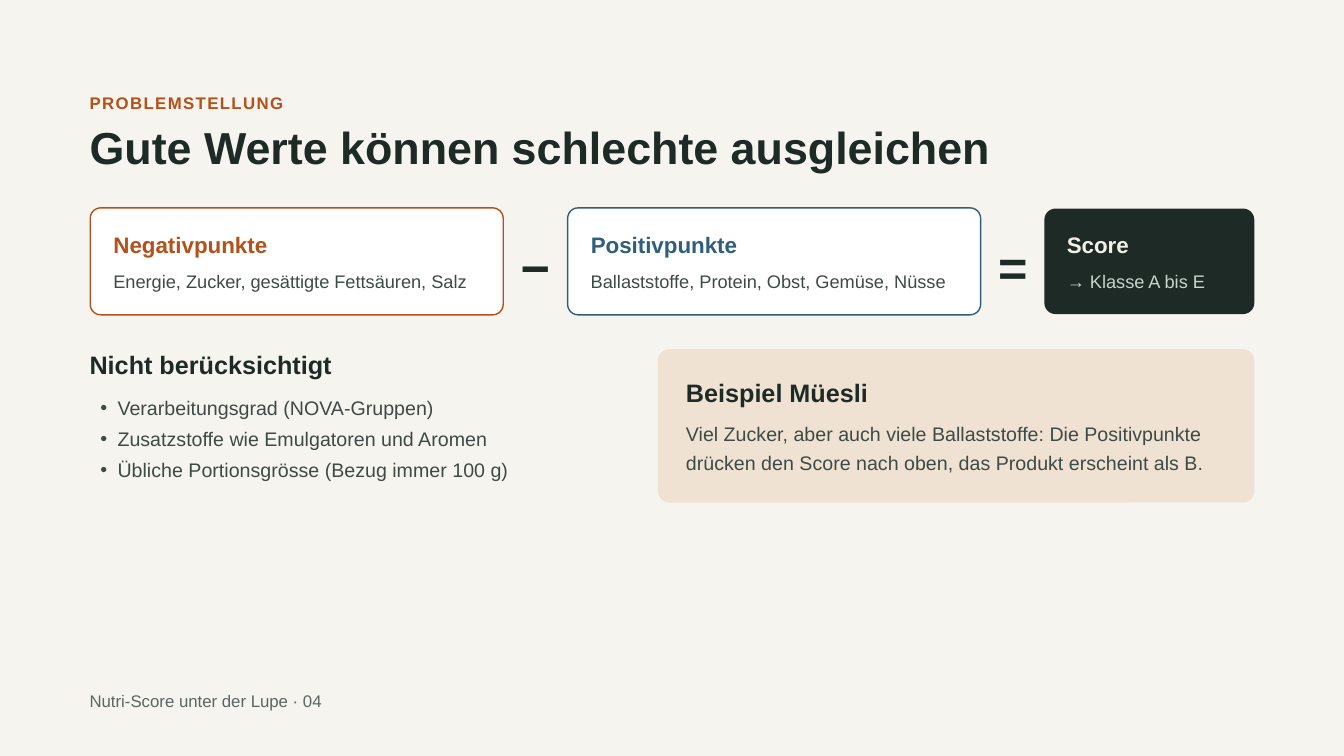
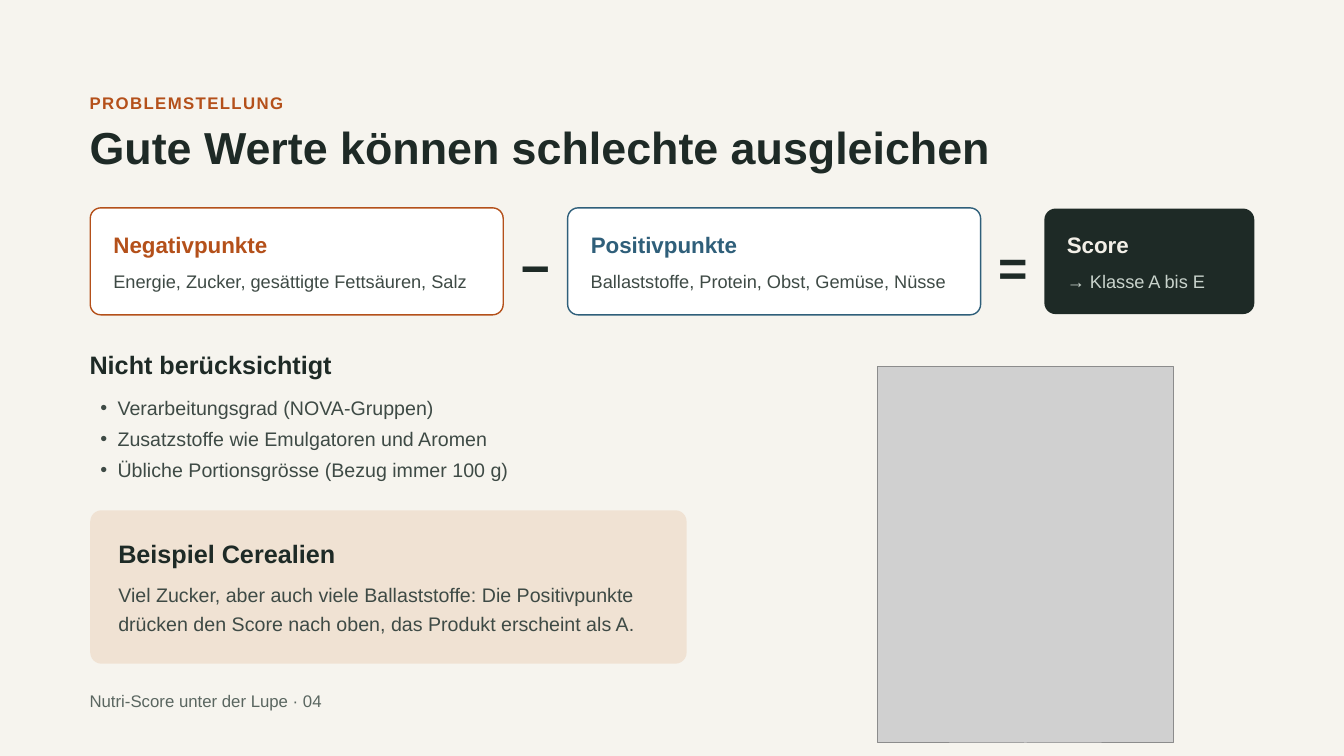
Before and after one commit to Andrea1700/nutriscore-projekt, a slide deck: slide 4 of praesentation/nutri_score_teil1.pptx. Drawn at 1344x756 pixels with LibreOffice and Linux fonts; fonts in the diff are those of the drawing; grey boxes stand for pictures. Boxes give left, top, right and bottom in pixels: in the first picture for what was removed or moved away, otherwise in the second. Text is boxed around its words. In the diff, an @@ line names an element or a change of style, - is before the commit and + after.

```diff
--- a/praesentation/nutri_score_teil1.pptx
+++ b/praesentation/nutri_score_teil1.pptx
@@ picture added at <box>877,367,1174,743</box> @@
@@ rounded rectangle: place and size @@
-rounded rectangle at <box>658,349,1255,502</box>
+rounded rectangle at <box>91,510,688,663</box>
@@ text at <box>118,544,335,569</box>: text changed @@
-Beispiel Müesli
+Beispiel Cerealien
@@ text at <box>118,588,635,634</box>: text changed @@
-Viel Zucker, aber auch viele Ballaststoffe: Die Positivpunkte drücken den Score nach oben, das Produkt erscheint als B.
+Viel Zucker, aber auch viele Ballaststoffe: Die Positivpunkte drücken den Score nach oben, das Produkt erscheint als A.
```
Also in this commit, not shown: 4 other slides changed, 1 other file.
